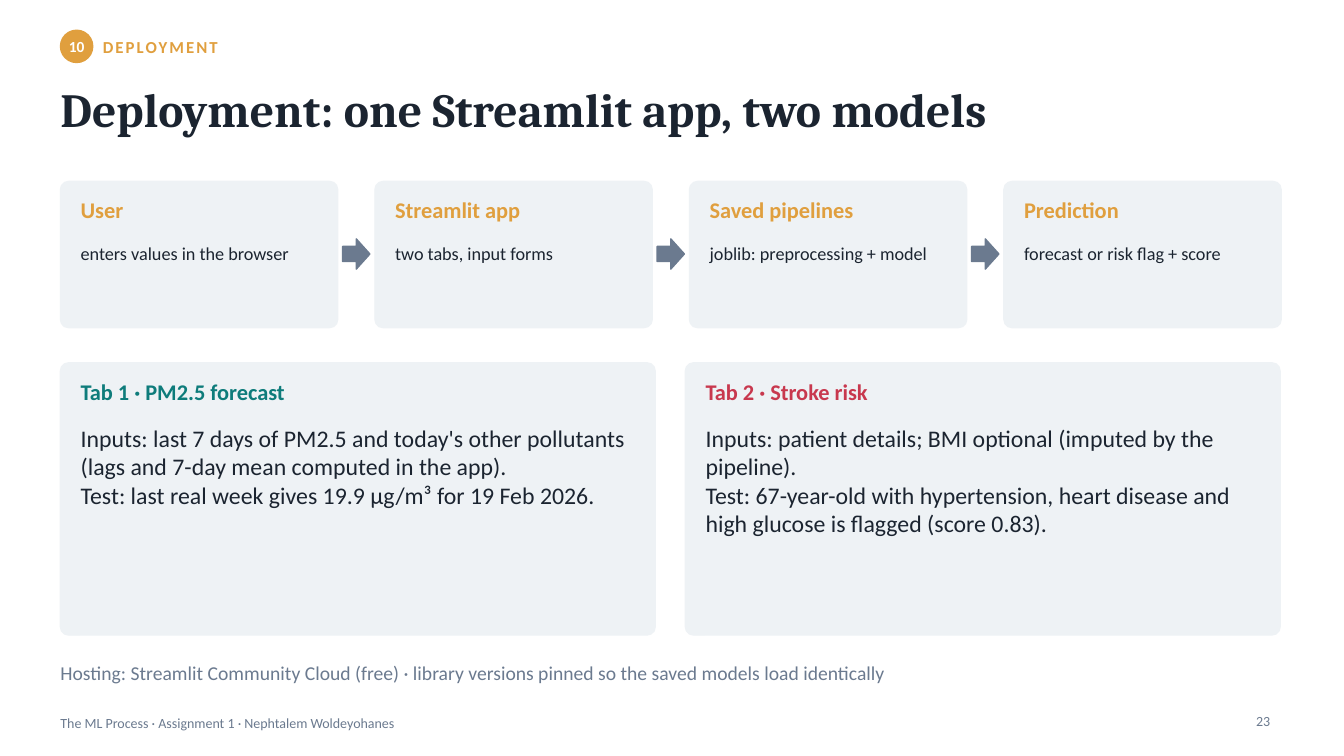
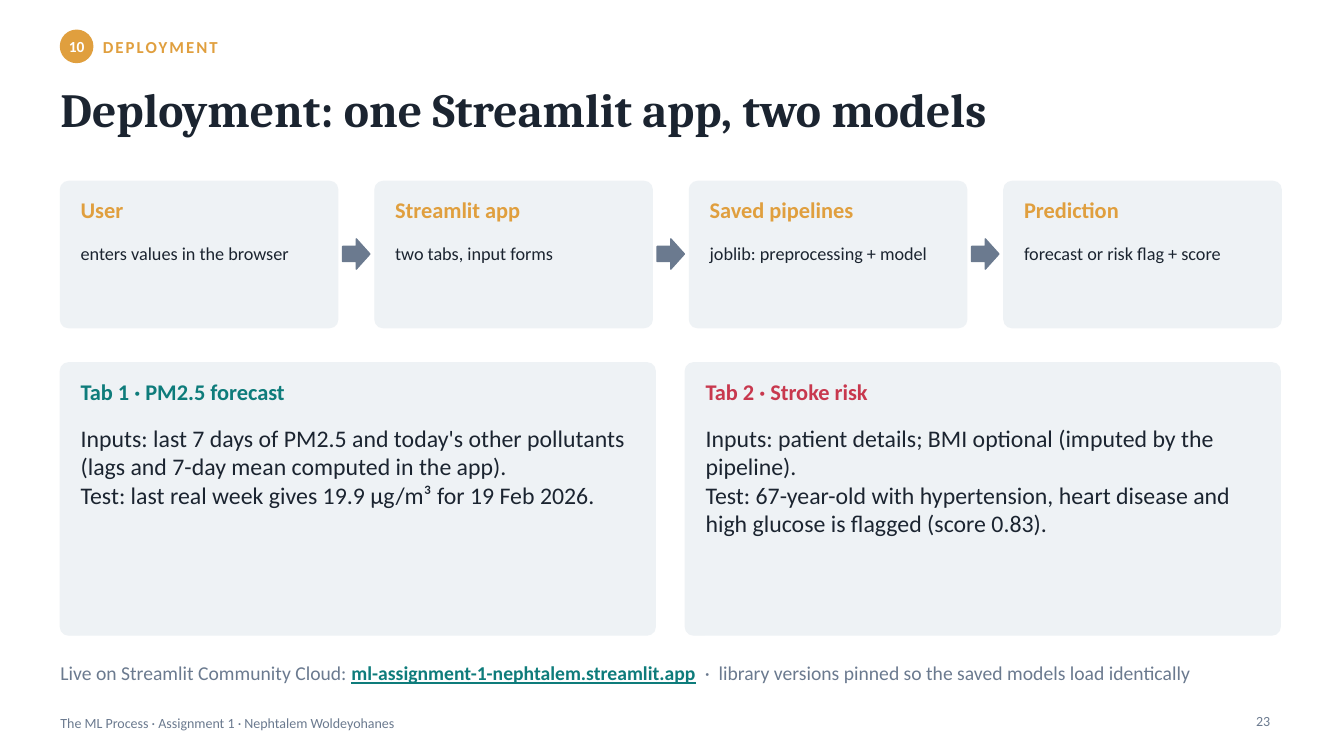
Before and after one commit to nephtalem/ml-assignment-1, a slide deck: slide 23 of report/ML_Assignment1_Presentation.pptx. Drawn at 1344x756 pixels with LibreOffice and Linux fonts; fonts in the diff are those of the drawing. Boxes give left, top, right and bottom in pixels: in the first picture for what was removed or moved away, otherwise in the second. Text is boxed around its words. In the diff, an @@ line names an element or a change of style, - is before the commit and + after.

Commit message:
Add live app link to README and presentation

```diff
--- a/report/ML_Assignment1_Presentation.pptx
+++ b/report/ML_Assignment1_Presentation.pptx
@@ text at (x1=60, y1=666, x2=1190, y2=684): text changed @@
-Hosting: Streamlit Community Cloud (free) · library versions pinned so the saved models load identically
+Live on Streamlit Community Cloud: ml-assignment-1-nephtalem.streamlit.app · library versions pinned so the saved models load identically
```
Also in this commit, not shown: 1 other slide changed, 1 other file.
